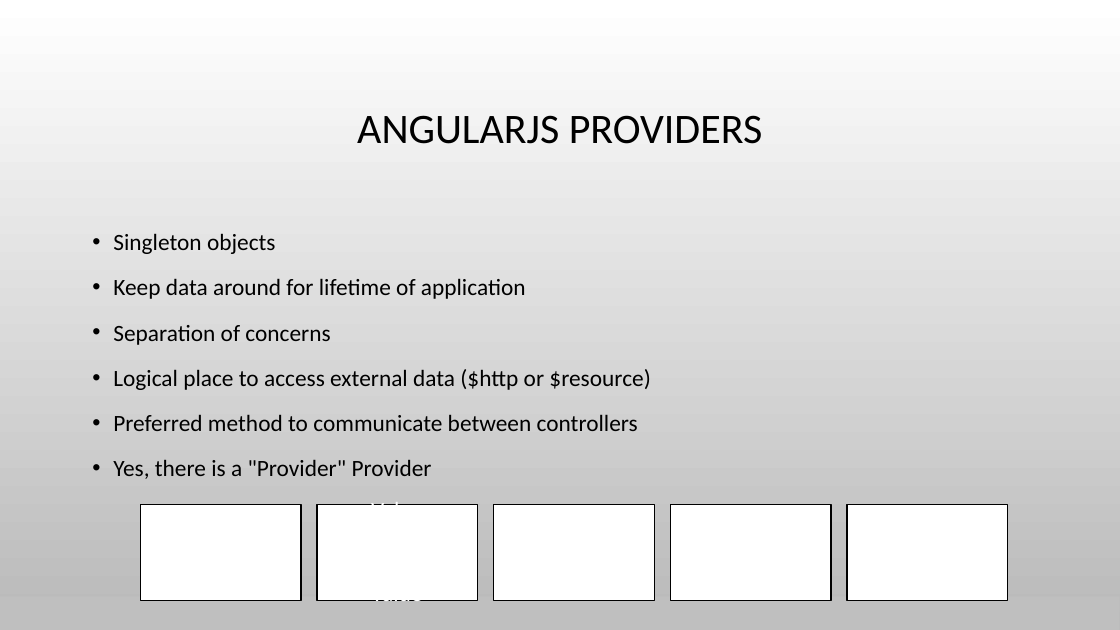
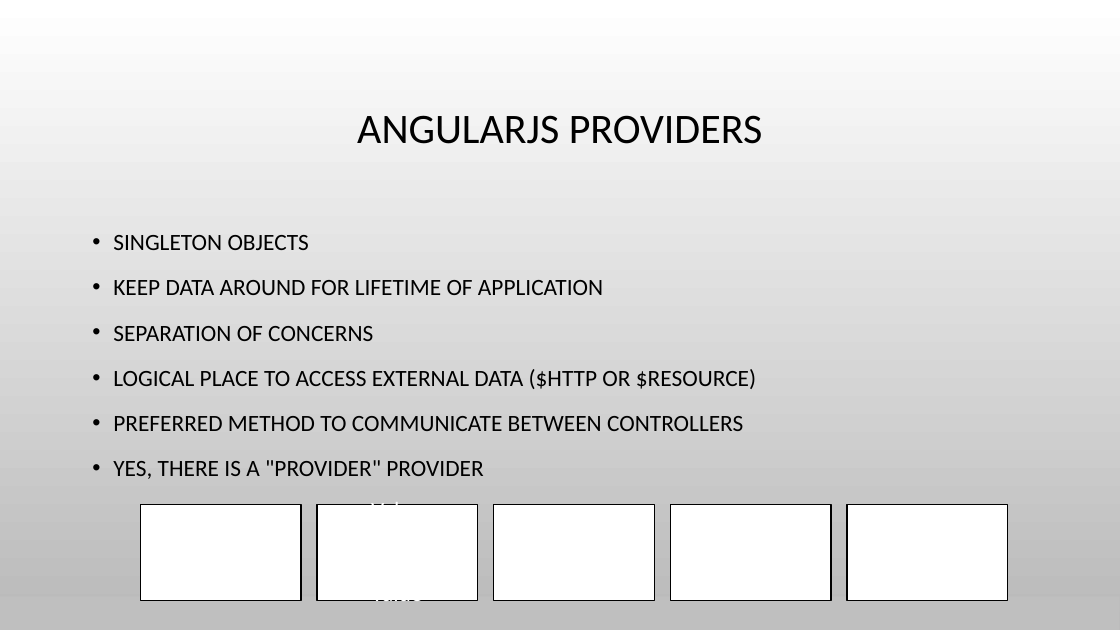
Before and after one commit to spietrek/spsnyc2015, a slide deck: slide 11 of Building SPAs in SharePoint Using AngularJS.pptx. Drawn at 1120x630 pixels with LibreOffice and Linux fonts; fonts in the diff are those of the drawing; background and template pictures are left out. Boxes give left, top, right and bottom in pixels: in the first picture for what was removed or moved away, otherwise in the second. Text is boxed around its words. In the diff, an @@ line names an element or a change of style, - is before the commit and + after.

```diff
--- a/Building SPAs in SharePoint Using AngularJS.pptx
+++ b/Building SPAs in SharePoint Using AngularJS.pptx
@@ text at box(113, 235, 756, 479): text changed @@
-• Singleton objects
-• Keep data around for lifetime of application
-• Separation of concerns
-• Logical place to access external data ($http or $resource)
-• Preferred method to communicate between controllers
-• Yes, there is a "Provider" Provider
+• SINGLETON OBJECTS
+• KEEP DATA AROUND FOR LIFETIME OF APPLICATION
+• SEPARATION OF CONCERNS
+• LOGICAL PLACE TO ACCESS EXTERNAL DATA ($HTTP OR $RESOURCE)
+• PREFERRED METHOD TO COMMUNICATE BETWEEN CONTROLLERS
+• YES, THERE IS A "PROVIDER" PROVIDER
```
Also in this commit, not shown: 11 other slides changed.
